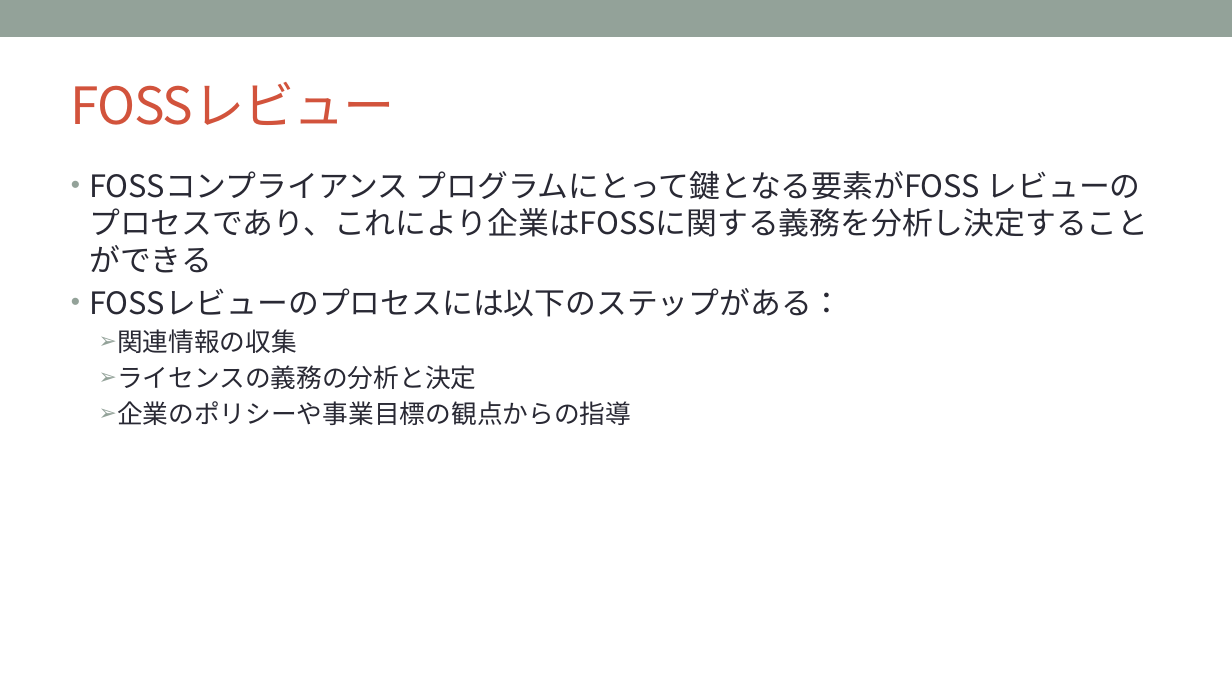
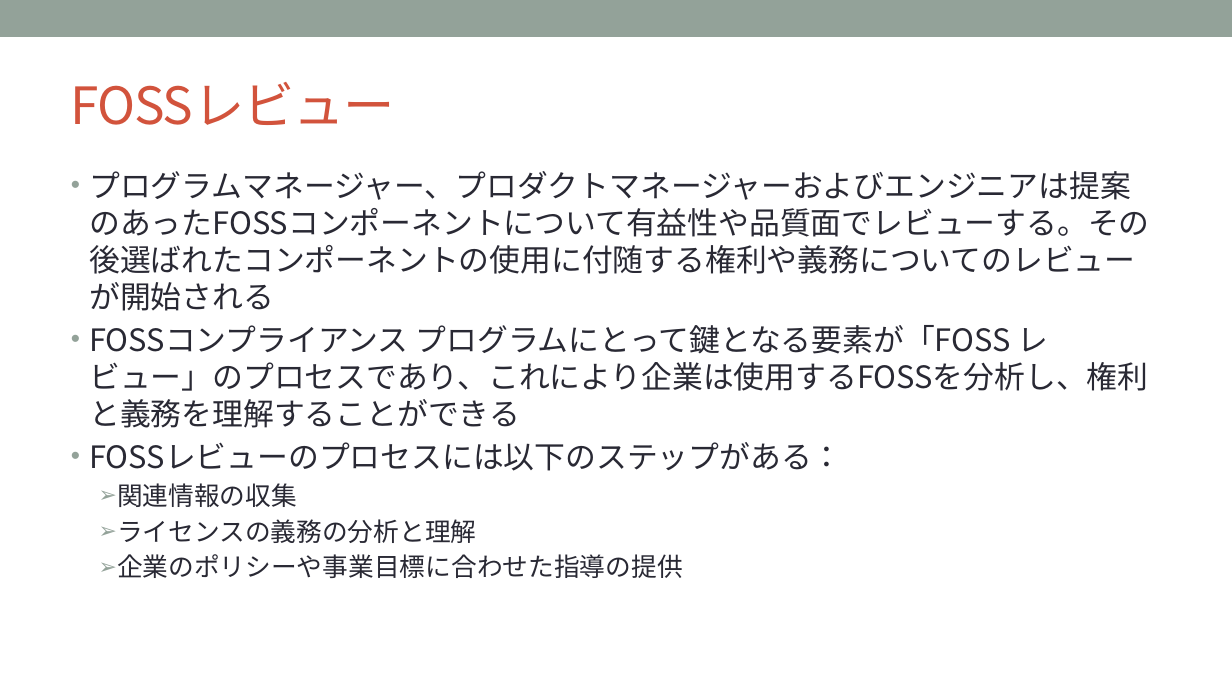
Before and after one commit to OpenChain-Project/Curriculum-Translation-JP, a slide deck: slide 45 of REVIEW/Version_for_v1.1/openchain-curriculum-for-1-1_JP_review_tani.pptx (slide 46 before the commit). Drawn at 1232x693 pixels with LibreOffice and Linux fonts; fonts in the diff are those of the drawing; background and template pictures are left out. Boxes give left, top, right and bottom in pixels: in the first picture for what was removed or moved away, otherwise in the second. Text is boxed around its words. In the diff, an @@ line names an element or a change of style, - is before the commit and + after.

```diff
--- a/REVIEW/Version_for_v1.1/openchain-curriculum-for-1-1_JP_review_tani.pptx
+++ b/REVIEW/Version_for_v1.1/openchain-curriculum-for-1-1_JP_review_tani.pptx
@@ text at bbox=[89, 171, 1149, 428]: text changed @@
-• FOSSコンプライアンス プログラムにとって鍵となる要素がFOSS レビューのプロセスであり、これにより企業はFOSSに関する義務を分析し決定することができる
+• プログラムマネージャー、プロダクトマネージャーおよびエンジニアは提案のあったFOSSコンポーネントについて有益性や品質面でレビューする。その後選ばれたコンポーネントの使用に付随する権利や義務についてのレビューが開始される
+• FOSSコンプライアンス プログラムにとって鍵となる要素が「FOSS レビュー」のプロセスであり、これにより企業は使用するFOSSを分析し、権利と義務を理解することができる
@@ text at bbox=[117, 519, 683, 578]: text changed @@
-  ➢ ライセンスの義務の分析と決定
-  ➢ 企業のポリシーや事業目標の観点からの指導
+  ➢ ライセンスの義務の分析と理解
+  ➢ 企業のポリシーや事業目標に合わせた指導の提供
```
Also in this commit, not shown: 12 other slides changed, 2 slides added, 2 slides removed.
